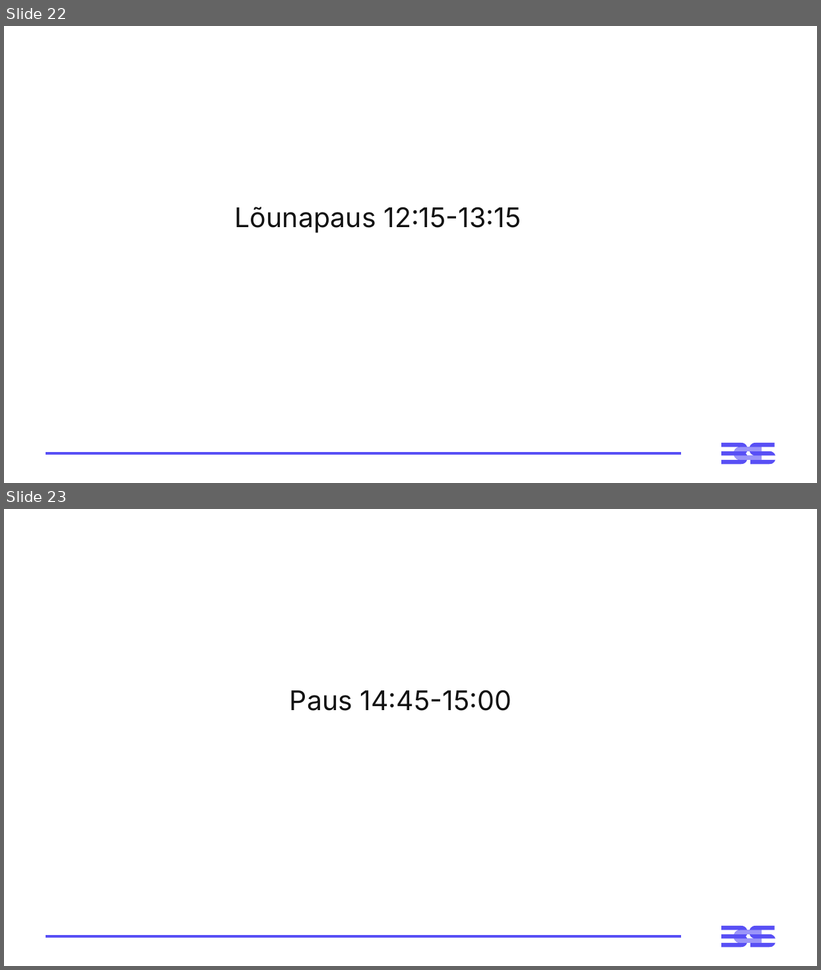
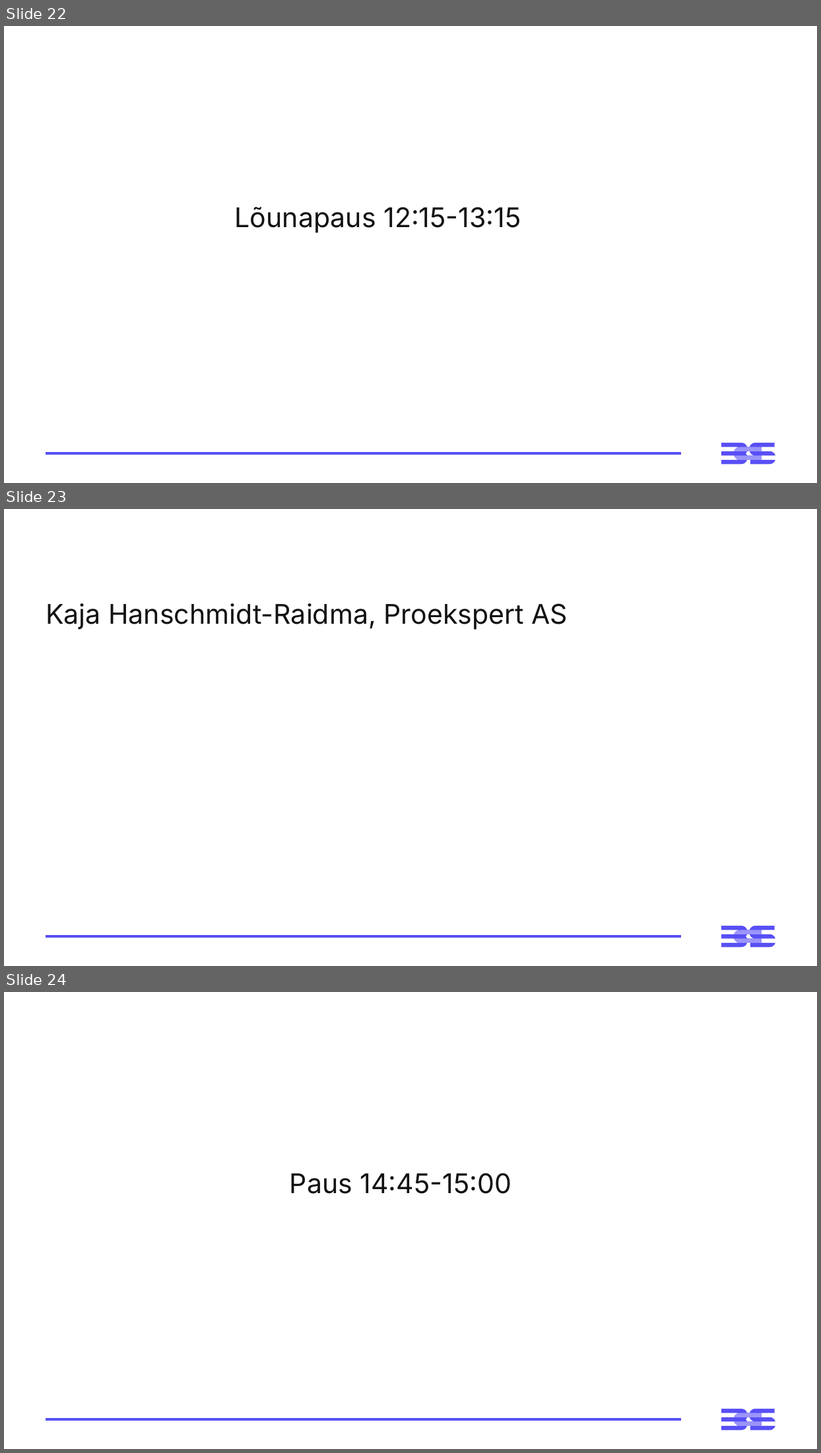
Before and after one commit to virverani/andmetarkus, a slide deck: Day14/14-paev-andmetarkus-esitlus.pptx. Shown one above the other, each under a label of ours: slides 22 and 23 before the commit, slides 22, 23 and 24 after it. The pictures are 821x970 and 821x1453 pixels, drawn with LibreOffice and Linux fonts; fonts in the diff are those of the drawing. Boxes give left, top, right and bottom in pixels: in the first picture for what was removed or moved away, otherwise in the second. Text is boxed around its words. In the diff, an @@ line names an element or a change of style, - is before the commit and + after.

```diff
--- a/Day14/14-paev-andmetarkus-esitlus.pptx
+++ b/Day14/14-paev-andmetarkus-esitlus.pptx
@@ slide 23 added at [4, 509, 817, 966], background #FFFFFF; not listed: 3 template elements that a slide beside it also shows @@
@@ text added at [46, 603, 568, 630], 32 pt, text #121212 @@
+Kaja Hanschmidt-Raidma, Proekspert AS
@@ what was slide 23 is now slide 24 @@
```
Also in this commit, not shown: 1 slide changed, 4 other files.
